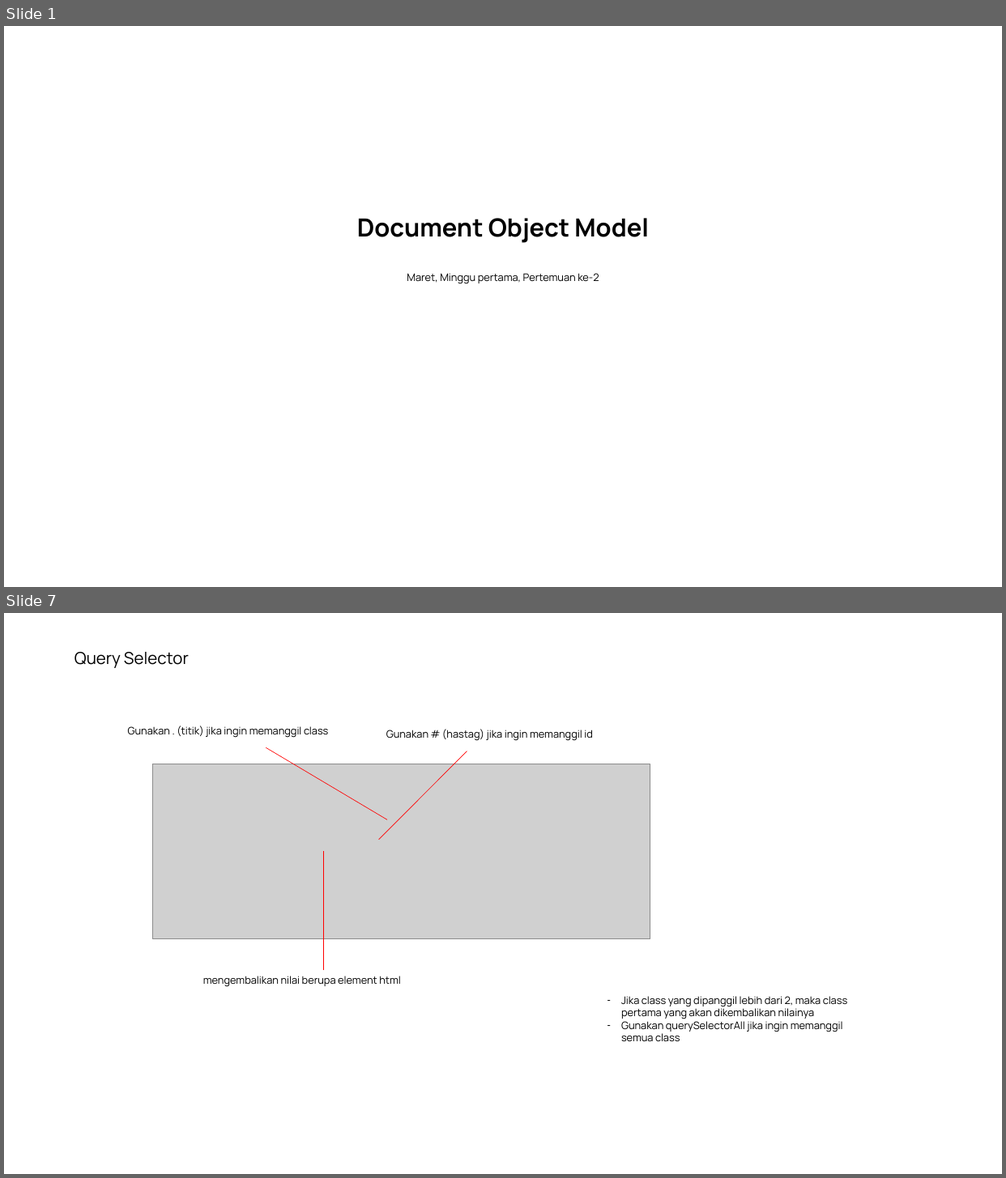
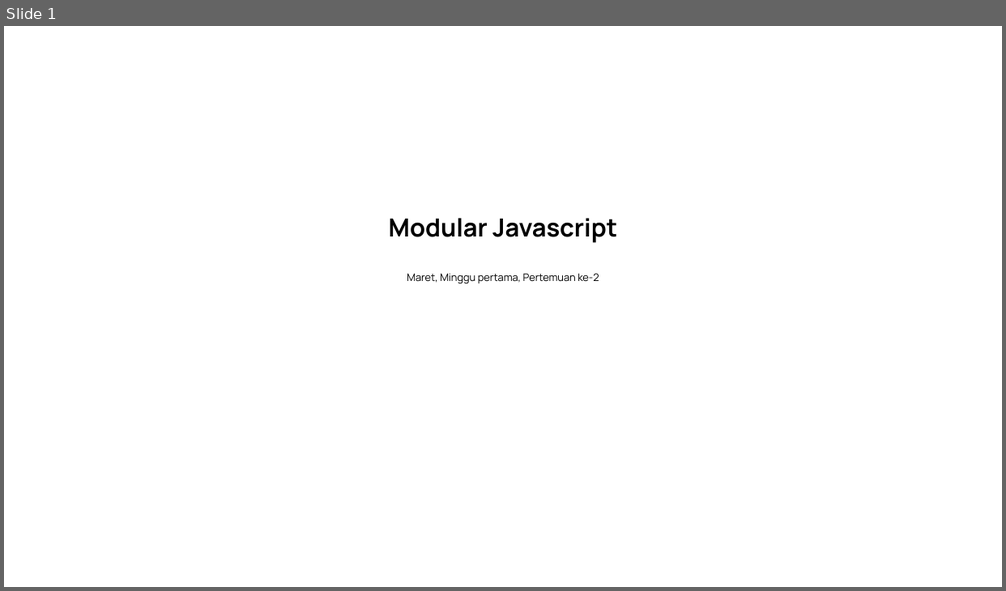
Before and after one commit to saddam-satria/learning-material, a slide deck: march/week-1/meeting-3/PPT.pptx. Shown one above the other, each under a label of ours: slides 1 and 7 before the commit, slide 1 after it; the slides between them are not shown. The pictures are 1006x1178 and 1006x591 pixels, drawn with LibreOffice and Linux fonts; fonts in the diff are those of the drawing; grey boxes stand for pictures. Boxes give left, top, right and bottom in pixels: in the first picture for what was removed or moved away, otherwise in the second. Text is boxed around its words. In the diff, an @@ line names an element or a change of style, - is before the commit and + after.

```diff
--- a/march/week-1/meeting-3/PPT.pptx
+++ b/march/week-1/meeting-3/PPT.pptx
@@ slide 7 removed at (4,613,1002,1174), background #FFFFFF @@
@@ text removed at (74,652,189,668) @@
-Query Selector
@@ text removed at (128,726,328,738) @@
-Gunakan . (titik) jika ingin memanggil class
@@ text removed at (386,729,593,741) @@
-Gunakan # (hastag) jika ingin memanggil id
@@ line removed from (387, 820) to (266, 747) @@
@@ line removed from (379, 840) to (467, 752) @@
@@ picture removed at (153,764,650,939) @@
@@ line removed from (324, 971) to (324, 852) @@
@@ text removed at (203,976,401,987) @@
-mengembalikan nilai berupa element html
@@ text removed at (621,996,847,1042) @@
-– Jika class yang dipanggil lebih dari 2, maka class pertama yang akan dikembalikan nilainya
-– Gunakan querySelectorAll jika ingin memanggil semua class
@@ slide 1 changed as well @@
@@ text at (389,218,617,243): text changed @@
-Document Object Model
+Modular Javascript
```
Also in this commit, not shown: 4 slides added, 6 other slides removed, 9 other files.
